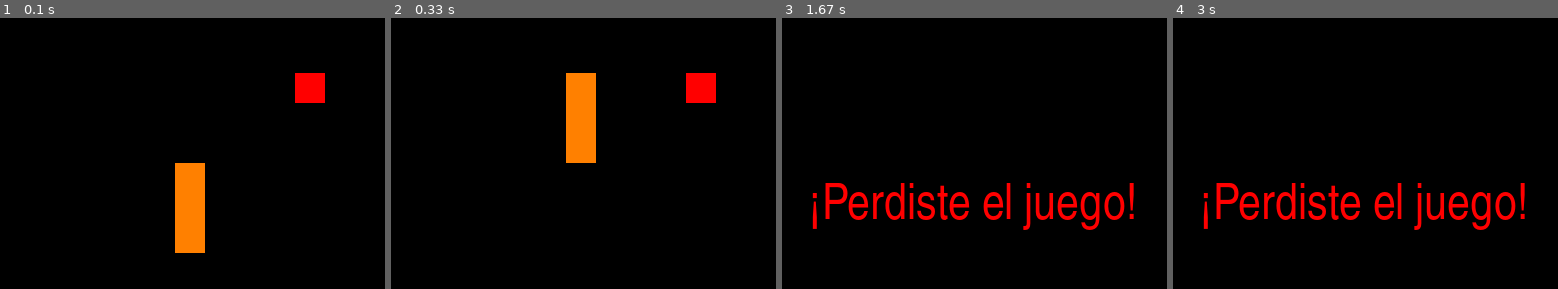
Above: before the commit, frames 1-4 (left to right).
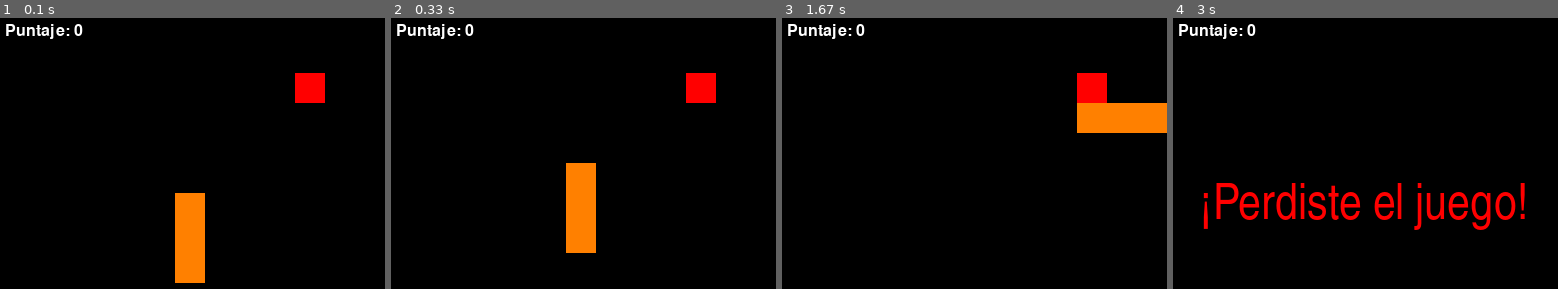
Above: after the commit, the same moments.

Repository: SanDaws/Estructura-de-datos
Game: pygame game, started from Trabajos/Trabajo1/snake.py
The game is run twice, just before and just after one commit, with the same random seed, the same clock (stepped at 60 frames per second) and the same inputs.
Inputs:
- Up to frame 1 (0.1 s): no input
- Up to frame 2 (0.33 s): no input
- Up to frame 3 (1.67 s): hold Right 0.33-0.8 s; hold Up 0.83-1.13 s; hold Right 1.17-1.63 s
- Up to frame 4 (3 s): hold Down 2.23-2.53 s

The runs differ from the first frame. In frame 1, 2.2% of the frame differs, in the area x 1-54%, y 2-98%; in frame 2, 5.6%; in frame 3, 8.2%, in the area x 1-100%, y 2-79%; in frame 4, 0.5%.

Commit message:
Update snake.py

Diff:
--- a/Trabajos/Trabajo1/snake.py
+++ b/Trabajos/Trabajo1/snake.py
@@ -1,6 +1,5 @@
 import pygame
 import random
-import time
 
 # Inicialización de pygame
 pygame.init()
@@ -24,15 +23,18 @@
 naranja = (255, 128, 0)
 rojo = (255, 0, 0)
 
+# Dijbuja la serpiente
 def serpiente_pantalla(serpiente):
     for segmento in serpiente:
         pygame.draw.rect(ventana, naranja,
                          (segmento[0] * tamanio_celda, segmento[1] * tamanio_celda, tamanio_celda, tamanio_celda))
 
+# Dibuja la manzana
 def manzana_pantalla(manzana):
     pygame.draw.rect(ventana, rojo,
                      (manzana[0][0] * tamanio_celda, manzana[0][1] * tamanio_celda, tamanio_celda, tamanio_celda))
 
+# Movimiento de la serpiente
 def moverse(direccion, serpiente, manzana, controlador):
     cabeza = list(serpiente[0])
 
@@ -44,31 +46,49 @@
         cabeza[1] -= 1
     elif direccion == "abajo":
         cabeza[1] += 1
-
+    # Condicional para la serpiente que no se toquen las paredes
     if 13 in cabeza or -1 in cabeza:
-        controlador[2] = False
+        controlador[2] = False # Si sucede, se actualiza el controlador (indicando la perdida del juego)
+    # Condicional para cuando la serpiente se toca a si misma
     elif cabeza in serpiente:
         mostrar_mensaje_perdida()
-        controlador[2] = False
+        controlador[2] = False # Si sucede, se actualiza el controlador (indicando la perdida del juego)
+    # Condicion para si la serpiente se come la manzana
     elif cabeza == list(manzana[0]):
-        manzana.pop()
-        serpiente.insert(0, cabeza)
-        manzana.append((14, 14))
-        controlador[0] = True
+        manzana.pop() # Se elimima la manzana
+        serpiente.insert(0, cabeza) # La serpiente crece
+        manzana.append((14, 14)) # Se representa la mazana fuera del tablero
+        controlador[0] = True # Se actualiza el controlador de de la manzana
+        controlador[3]+=1
+        if controlador[3]==5:
+            mostrar_mensaje_ganar()
+    # Si no pasa ninguno nde los casos anteriores, simplemente avanza la serpiente
     else:
         serpiente.insert(0, cabeza)
         serpiente.pop()
 
+# Dibujar una manzana nueva
 def manzana_nueva(serpiente, manzana):
-    serpiente = [tuple(sublista) for sublista in serpiente]
-    todas_coordenadas = [(x, y) for x in range(13) for y in range(13)]
-    coordenadas_disponibles = [coord for coord in todas_coordenadas if coord not in serpiente and coord != manzana[0]]
+    serpiente = [tuple(sublista) for sublista in serpiente] # Se representa la serpiente como una lista de tuplas
+    todas_coordenadas = [(x, y) for x in range(13) for y in range(13)] # Se generan todas las coordenadas del tablero
+    coordenadas_disponibles = [coord for coord in todas_coordenadas if coord not in serpiente and coord != manzana[0]] # Se seleccionan todas las coordenadas en las que no esta la serpiente y la manzana
 
+    # Este condicional es para ver si hay espacio en el tablero
     if coordenadas_disponibles:
-        posicion = random.choice(coordenadas_disponibles)
-        manzana[0] = posicion
+        posicion = random.choice(coordenadas_disponibles) # Se escoje una coordenada de manera aleatoria para dibujar la manzana
+        manzana[0] = posicion # Se asigna la coordenada para la manzana
+    elif len(serpiente)==5:
+        mostrar_mensaje_ganar()
     else:
-        return None
+        return None #Si no hay espacio no se retorna nada
+
+# Si se llaman cualquiera de estas dos funciones se muestra el respectivo mensaje
+def mostrar_mensaje_ganar():
+
+    fuente = pygame.font.SysFont('Agency FB', 50)   # fuente y tamaño de linea de perdida
+    mensaje = fuente.render("¡Ganaste el juego!", True, naranja)
+    ventana.blit(mensaje, (ancho // 2 - mensaje.get_width() // 2, alto // 2 - mensaje.get_height() // 2))
+
 
 def mostrar_mensaje_perdida():
 
@@ -76,24 +96,26 @@
     mensaje = fuente.render("¡Perdiste el juego!", True, rojo)
     ventana.blit(mensaje, (ancho // 2 - mensaje.get_width() // 2, alto // 2 - mensaje.get_height() // 2))
 
+# Parametros iniciales
 jugando = True
 direccion = "arriba"  # Comienza moviéndose hacia arriba
 serpiente = [(6, 6), (6, 7), (6, 8)]
 manzana = [(10, 2)]
-controlador = [False, random.randint(1, 10), True]
+controlador = [False, random.randint(1, 10), True, 0] #  [Si no se ha comido la manzana, Numero de moviminetos aleatorios, Si no se ha perdido, contador]
 jugadas = 0
 tiempo_anterior = pygame.time.get_ticks()  # Inicializa el temporizador
 
 # Velocidad de la serpiente (número de celdas por segundo)
-velocidad_serpiente = 15  # Puedes ajustar este valor para hacerla más lenta
+velocidad_serpiente = 6
 
 # Bucle principal del juego
 while jugando:
+
     for evento in pygame.event.get():
         if evento.type == pygame.QUIT:
             jugando = False
 
-        # Control de la dirección de la serpiente
+        # Control de la dirección de la serpiente y movimientos permitidos
         if evento.type == pygame.KEYDOWN:
             if evento.key == pygame.K_LEFT and direccion != "derecha":
                 direccion = "izquierda"
@@ -104,27 +126,36 @@
             elif evento.key == pygame.K_DOWN and direccion != "arriba":
                 direccion = "abajo"
 
+        # Si se comio la manzana
         if controlador[0]:
             jugadas += 1
+            # verificar cuantos movimientos hay que hacer para que la manzana vuelva a aparecer
             if controlador[1] == jugadas:
                 manzana_nueva(serpiente, manzana)
                 controlador[0] = False
                 controlador[1] = random.randint(1, 10)
                 jugadas = 0
+        # Si la serpiente ocupa la totaliodad del tablero se llama la funcion mostrar_mensaje_ganar
 
+    print(len(serpiente))
+
+    #Se estable un reloj interno, el temporizador se comprueba constantemente para ejecutar la funcion de moverse automaticamente
     if pygame.time.get_ticks() - tiempo_anterior >= 1000 / velocidad_serpiente:
         tiempo_anterior = pygame.time.get_ticks()
         moverse(direccion, serpiente, manzana, controlador)
 
+    # Se actualiza constamente la pantalla en color negro, esto para desdibijar el recorrido de la serpiente
     ventana.fill(negro)
-
-
+    # Mostrar el puntaje en la parte superior izquierda
+    fuente_puntaje = pygame.font.Font(None, 24)
+    texto_puntaje = fuente_puntaje.render(f"Puntaje: {controlador[3]}", True, blanco)
+    ventana.blit(texto_puntaje, (10, 10))
+    # Si aun no se ha perdido que se sigan dibujando la serpiente y la manzana
     if controlador[2]:
         serpiente_pantalla(serpiente)
         manzana_pantalla(manzana)
+    # Si se pierde el juego, se llama a la funcion mostrar_mensaje_perdida
     else:
         mostrar_mensaje_perdida()
-
+    # Cada vez que suceda un envento, es necesario que se actualice la pantalla para poder darle continuidad al juego
     pygame.display.update()
-
-pygame.quit()
